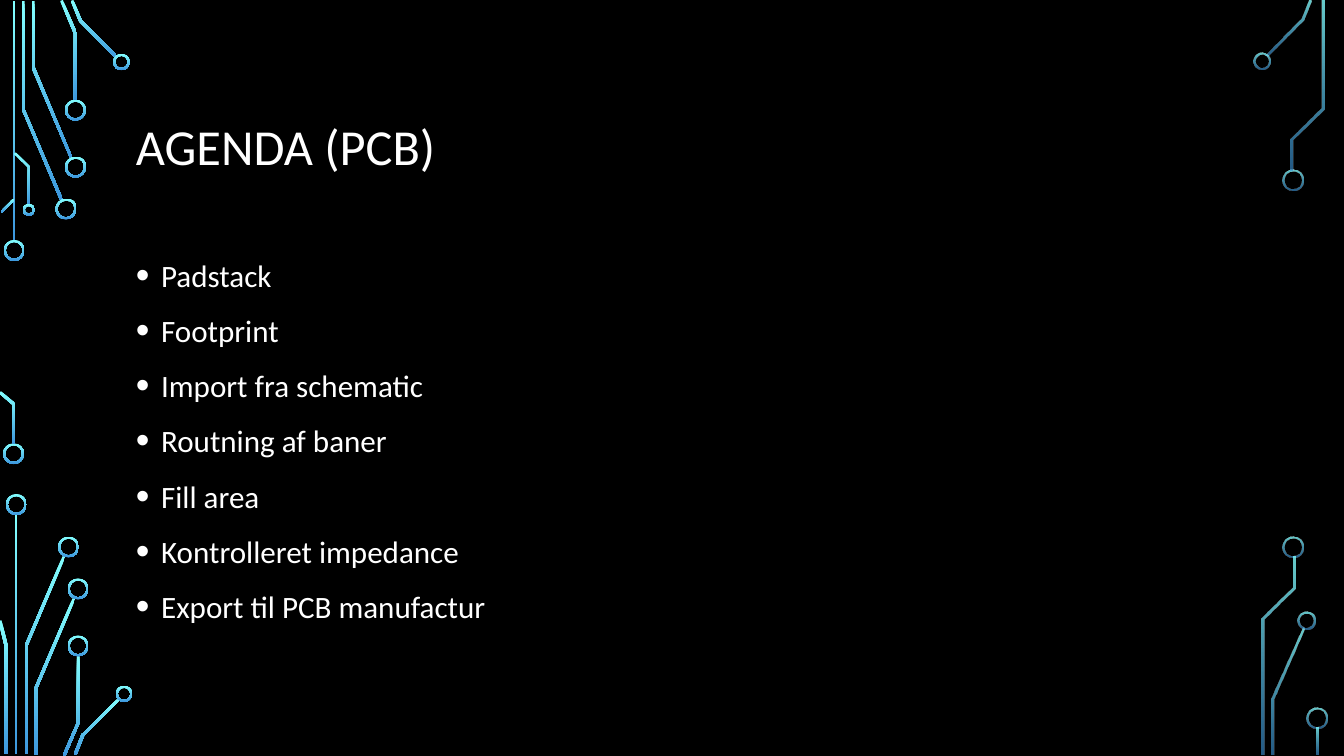
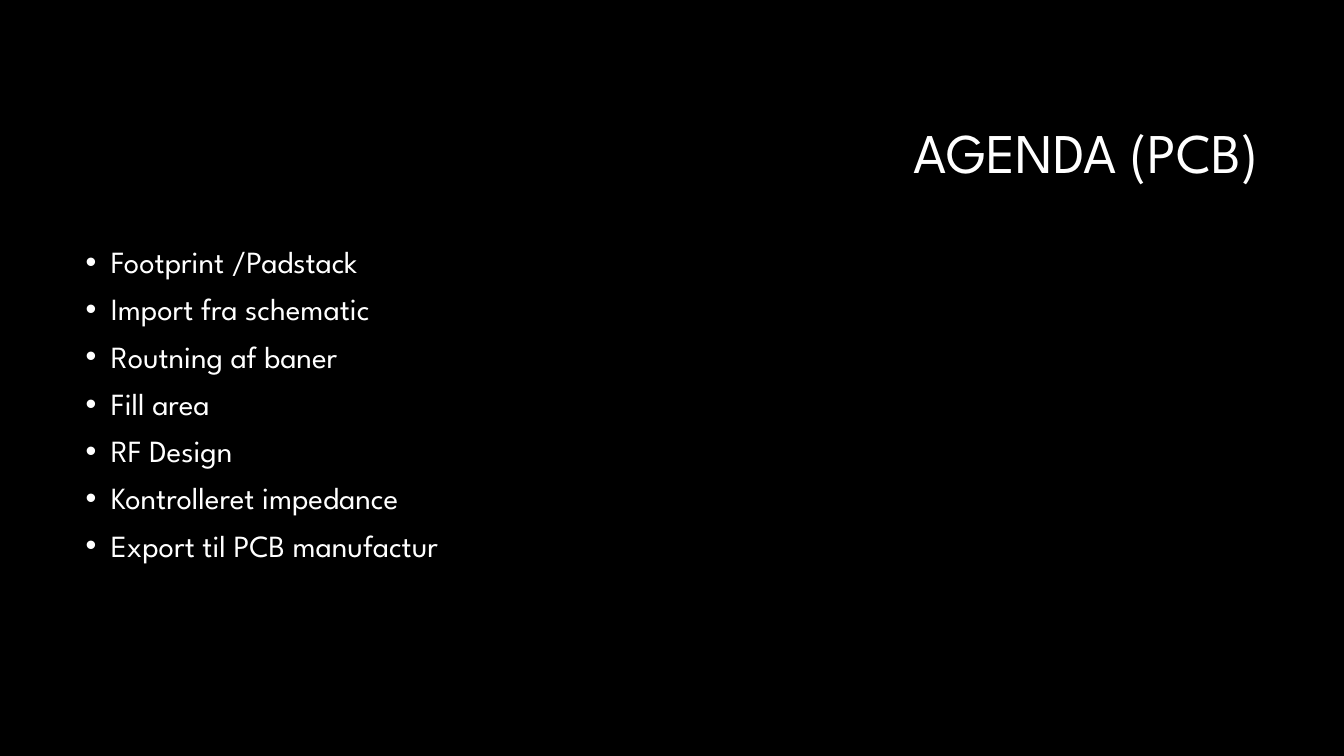
Before and after one commit to gert-lauritsen/Kicad-PCB, a slide deck: slide 2 of Kicad PCB.pptx. Drawn at 1344x756 pixels with LibreOffice and Linux fonts; fonts in the diff are those of the drawing; background and template pictures are left out. Boxes give left, top, right and bottom in pixels: in the first picture for what was removed or moved away, otherwise in the second. Text is boxed around its words. In the diff, an @@ line names an element or a change of style, - is before the commit and + after.

```diff
--- a/Kicad PCB.pptx
+++ b/Kicad PCB.pptx
@@ title "AGENDA (PCB)": place and size @@
-title "AGENDA (PCB)" at box(136, 128, 435, 172)
+title "AGENDA (PCB)" at box(913, 134, 1258, 184)
@@ title "AGENDA (PCB)" at box(913, 134, 1258, 184): size 36 to 40 pt, font Calibri to League Spartan; alignment left to right @@
@@ text "Footprint /Padstack": place and size @@
-text "Footprint /Padstack" at box(161, 265, 486, 623)
+text "Footprint /Padstack" at box(111, 251, 438, 564)
@@ text at box(111, 251, 358, 280): text changed; size 22.2 to 22 pt; font Calibri to League Spartan @@
-• Padstack
-• Footprint
+• Footprint /Padstack
@@ text at box(111, 298, 438, 564): size 22.2 to 22 pt, font Calibri to League Spartan in "Import fra schematic", "Routning af baner", "Fill area", "Kontrolleret impedance" and 1 more places; line spacing 1.1 to 0.9 @@
@@ text at box(111, 441, 232, 469): paragraph added @@
+• RF Design
@@ group removed at box(0, 0, 1328, 756): 33 freeform shapes, 3 rectangles @@
```
Also in this commit, not shown: 4 other slides changed, 5 slides added, 4 slides removed, 5 other files.
